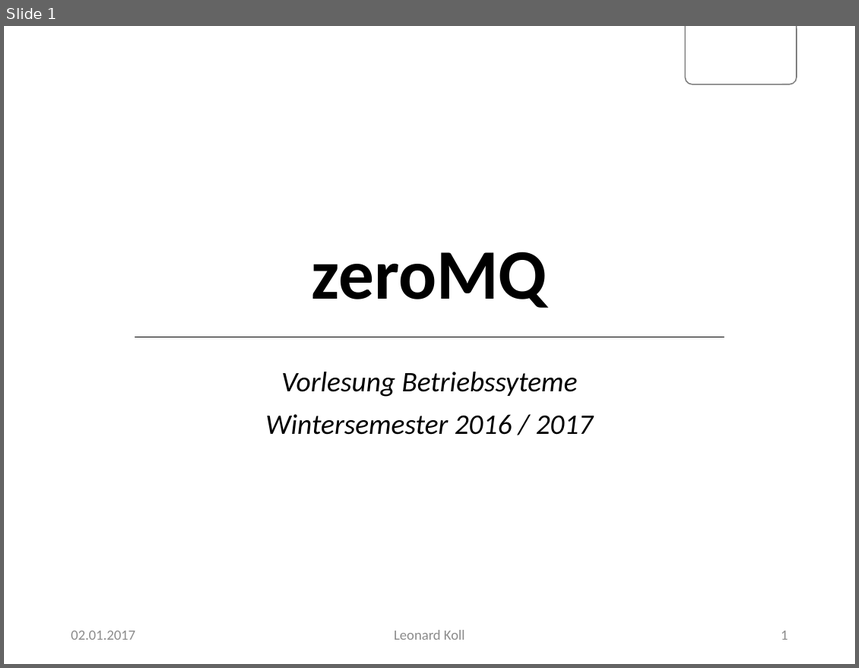
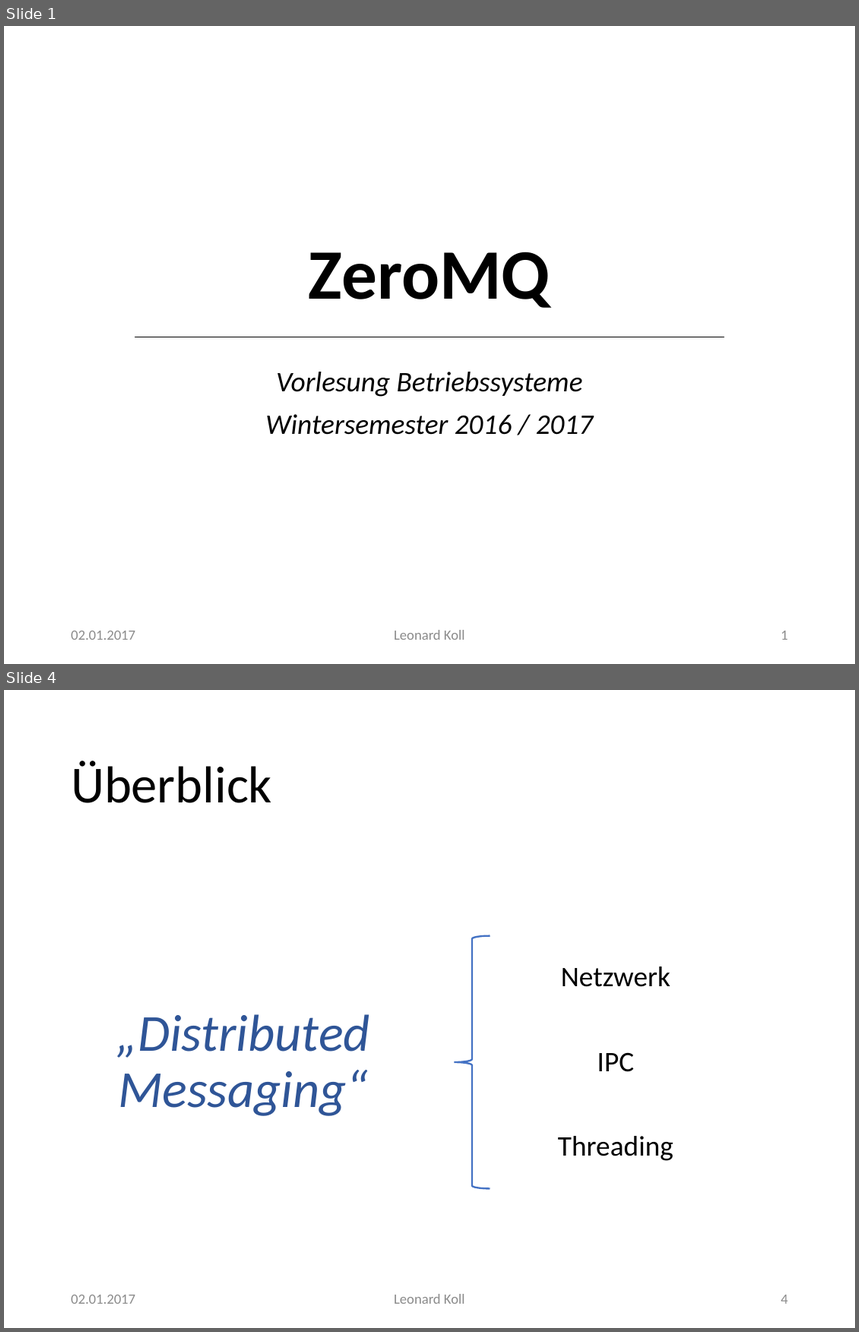
Before and after one commit to LeonardKoll/santaclaus, a slide deck: zeroMQ.pptx. Shown one above the other, each under a label of ours: slide 1 before the commit, slides 1 and 4 after it; the slides between them are not shown. The pictures are 859x668 and 859x1332 pixels, drawn with LibreOffice and Linux fonts; fonts in the diff are those of the drawing; background and template pictures are left out. Boxes give left, top, right and bottom in pixels: in the first picture for what was removed or moved away, otherwise in the second. Text is boxed around its words. In the diff, an @@ line names an element or a change of style, - is before the commit and + after.

```diff
--- a/zeroMQ.pptx
+++ b/zeroMQ.pptx
@@ slide 4 added at box(4, 690, 855, 1328), background #FFFFFF; not listed: 1 template element that a slide beside it also shows @@
@@ title added at box(71, 761, 272, 803), 44 pt, text #000000 @@
+Überblick
@@ left brace added at box(454, 936, 490, 1189), outline #4472C4 1.5 pt @@
@@ text added at box(558, 967, 674, 1161), 24 pt, text #000000 @@
+Netzwerk
+IPC
+Threading
@@ text added at box(116, 1015, 370, 1116), 44 pt, text #2F5597, italic @@
+„Distributed Messaging“
@@ text added at box(71, 1295, 135, 1304), 12 pt, text #8C8C8C @@
+02.01.2017
@@ text added at box(394, 1294, 465, 1304), 12 pt, text #8C8C8C @@
+Leonard Koll
@@ page number added at box(781, 1295, 788, 1304), 12 pt, text #8C8C8C @@
+4
@@ slide 1 changed as well @@
@@ rounded rectangle removed at box(685, 26, 797, 84) @@
@@ round same rect added at box(685, 26, 797, 91), outline #808080 1 pt @@
@@ title at box(309, 252, 550, 308): text changed @@
-zeroMQ
+ZeroMQ
@@ subtitle at box(276, 372, 583, 397): text changed @@
-Vorlesung Betriebssyteme
+Vorlesung Betriebssysteme
```
Also in this commit, not shown: 2 other slides changed, 23 other slides added.
